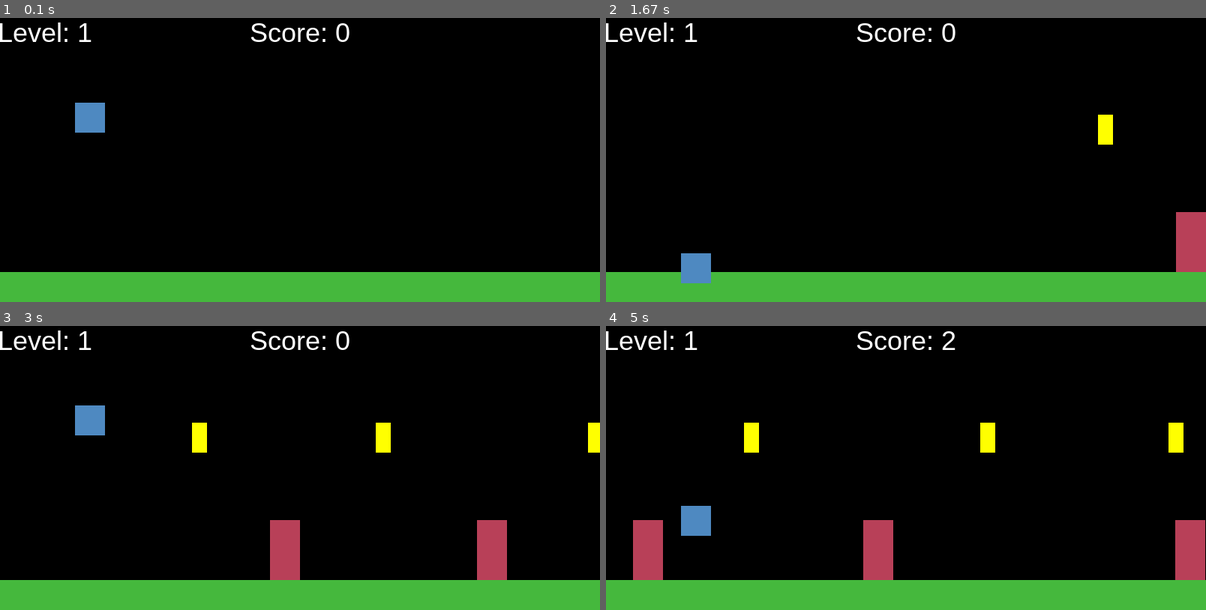
Above: before the commit, frames 1-4 (two rows, left to right).
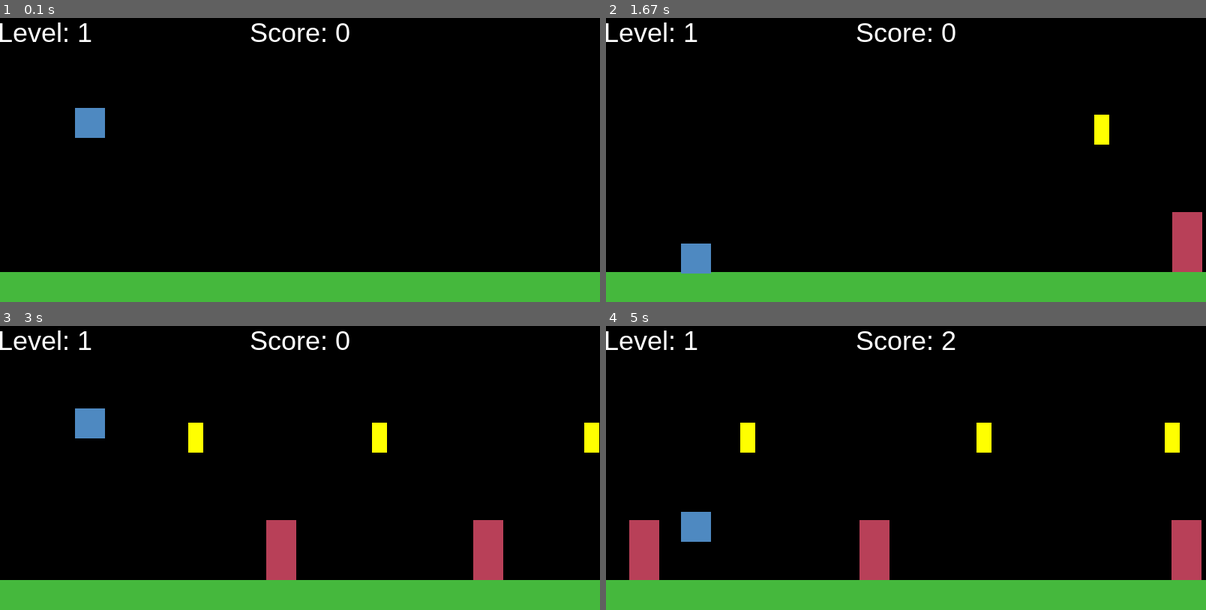
Above: after the commit, the same moments.

Repository: pablolupo84/projetc_pygame
Game: pygame game, started from main.py
Same seed, same stepped clock (60 frames per second), same inputs: the game is played once before the commit and once after it.
Inputs:
- Up to frame 1 (0.1 s): no input
- Up to frame 2 (1.67 s): tap Space at 0.33, 0.73, 1.03, 1.23, 1.57 s
- Up to frame 3 (3 s): tap Space at 1.87, 2.07, 2.37, 2.63, 2.97 s
- Up to frame 4 (5 s): tap Space at 3.27, 3.4, 3.8, 4.1, 4.87 s

The runs differ from the first frame. In frame 1, 0.2% of the frame differs, in the area x 12-18%, y 29-43%; in frame 2, 0.7%; in frame 3, 1.0%; in frame 4, 1.4%, in the area x 3-100%, y 34-90%.

Commit message:
Mensaje de Game Over

Diff:
--- a/game/game.py
+++ b/game/game.py
@@ -83,8 +83,8 @@
         while self.running:
             self.clock.tick(FPS)
             self.events()
+            self.update()
             self.draw()
-            self.update()
 
     def events(self):
         for event in pygame.event.get():
@@ -103,34 +103,35 @@
 
         self.sprites.draw(self.surface)
 
+        pygame.display.flip()
+
     def update(self):
-        if self.playing:
-            # pygame.display.update()
-            pygame.display.flip()
+        if not self.playing:
+            return
 
-            wall = self.player.collide_with(self.walls)
-            if wall:
-                if self.player.collide_bottom(wall):
-                    self.player.skid(wall)
-                else:
-                    self.stop()
-            coin=self.player.collide_with(self.coins)
-            if coin:
-                self.score+=1
-                coin.kill()
+        wall = self.player.collide_with(self.walls)
+        if wall:
+            if self.player.collide_bottom(wall):
+                self.player.skid(wall)
+            else:
+                self.stop()
+        coin=self.player.collide_with(self.coins)
+        if coin:
+            self.score+=1
+            coin.kill()
 
-                sound=pygame.mixer.Sound(os.path.join(self.dir_sounds,'coin.wav'))
-                sound.play()
+            sound=pygame.mixer.Sound(os.path.join(self.dir_sounds,'coin.wav'))
+            sound.play()
 
-                # print(self.score)
+            # print(self.score)
 
-            self.sprites.update()
-            self.player.validate_platform(self.platform)
+        self.sprites.update()
+        self.player.validate_platform(self.platform)
 
-            self.update_elements(self.walls)
-            self.update_elements(self.coins)
+        self.update_elements(self.walls)
+        self.update_elements(self.coins)
 
-            self.generate_walls()
+        self.generate_walls()
 
     def update_elements(self,elements):
         for element in elements:
@@ -160,6 +161,10 @@
         self.display_text(self.score_format(),36,WHITE,WIDTH//2,TEXT_POY)
         self.display_text(self.level_format(),36,WHITE,60,TEXT_POY)
 
+        if not self.playing:
+            self.display_text("Game Over",60,WHITE,WIDTH//2,HEIGHT//2)
+            self.display_text("Presiona R para comenzar de nuevo",30,WHITE,WIDTH//2,100)
+
     def display_text(self,text,size,color,pos_x,pos_y):
         font=pygame.font.Font(self.font,size)
         text=font.render(text,True,color)
